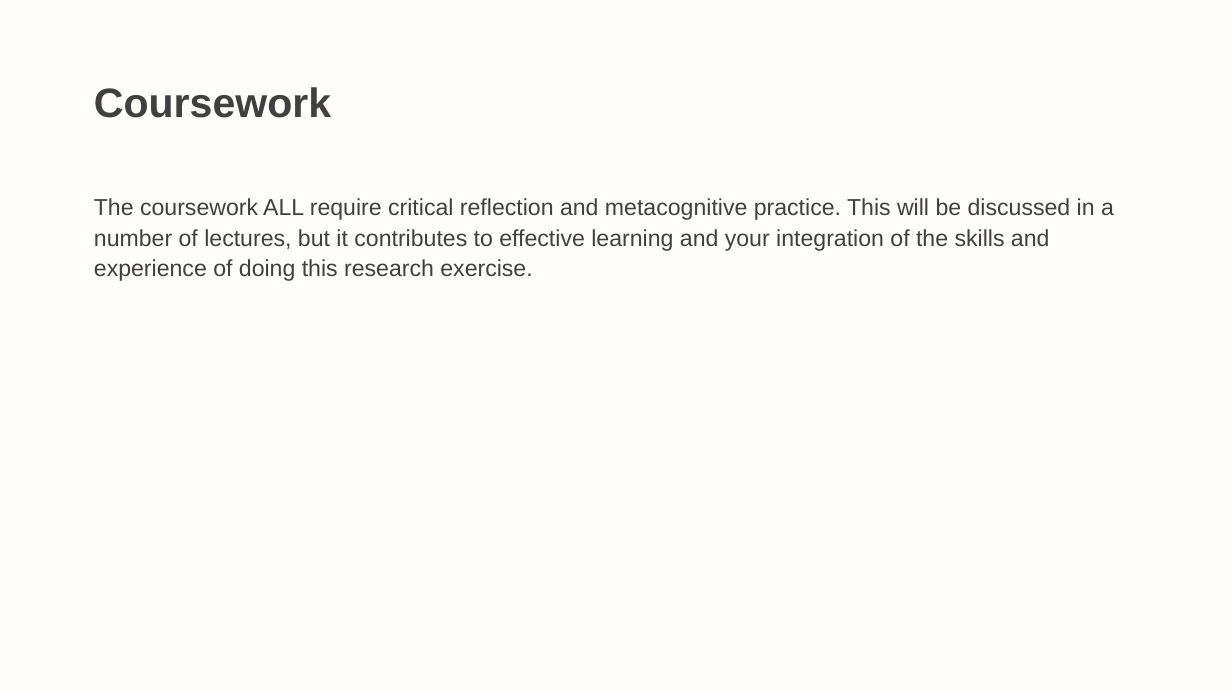
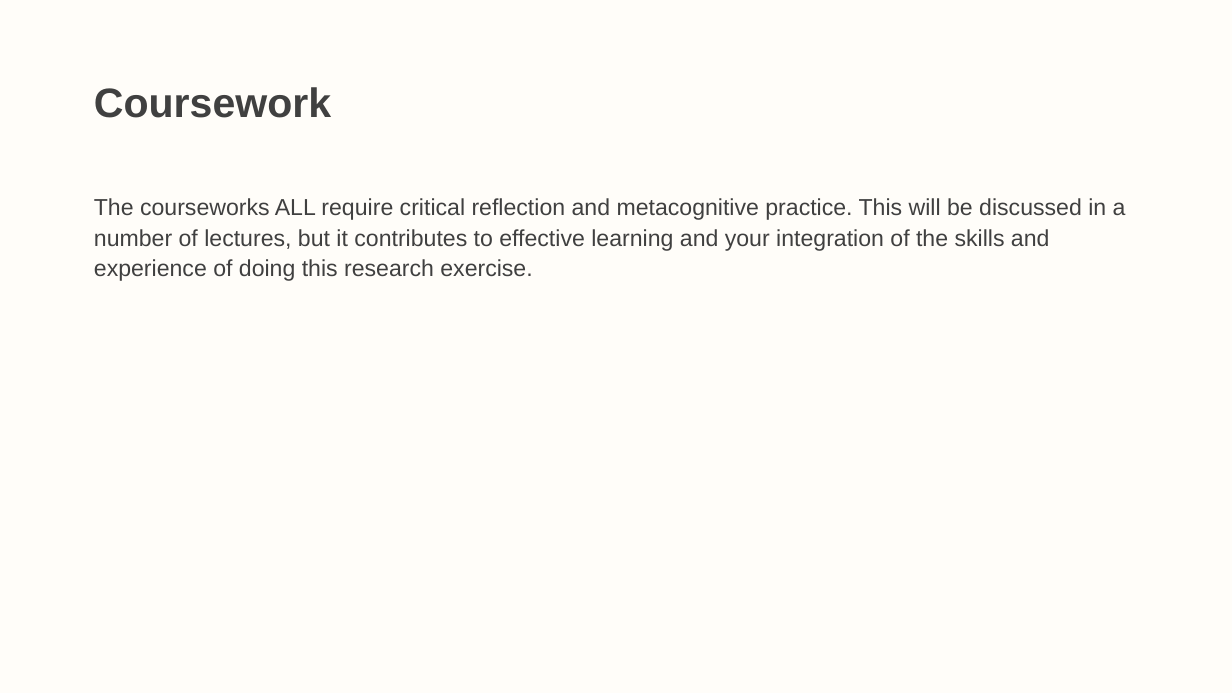
Before and after one commit to LittleMonkeyLab/PS52007Dslides, a slide deck: slide 13 of _site/lectures/Lecture00/Lecture00.pptx (slide 12 before the commit). Drawn at 1232x693 pixels with LibreOffice and Linux fonts; fonts in the diff are those of the drawing. Boxes give left, top, right and bottom in pixels: in the first picture for what was removed or moved away, otherwise in the second. Text is boxed around its words. In the diff, an @@ line names an element or a change of style, - is before the commit and + after.

```diff
--- a/_site/lectures/Lecture00/Lecture00.pptx
+++ b/_site/lectures/Lecture00/Lecture00.pptx
@@ text at bbox=[94, 198, 1126, 281]: text changed @@
-The coursework ALL require critical reflection and metacognitive practice. This will be discussed in a number of lectures, but it contributes to effective learning and your integration of the skills and experience of doing this research exercise.
+The courseworks ALL require critical reflection and metacognitive practice. This will be discussed in a number of lectures, but it contributes to effective learning and your integration of the skills and experience of doing this research exercise.
```
Also in this commit, not shown: 9 other slides changed, 2 slides added, 26 slides removed, 25 other files.
